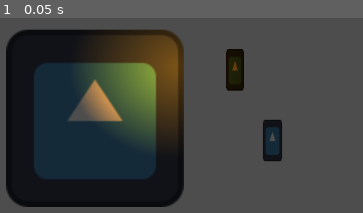
Above: before the commit, frame 1.
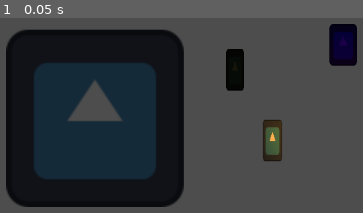
Above: after the commit, the same moment.

Repository: PercyGame/Necromancer-s-Quest-For-Power
Game: Godot game, scene res://map/dev map.tscn
Two runs of this game, one before a commit and one after it. Both use one fixed random seed, a clock stepped at 60 frames per second and the inputs below. The engine's default icon, where the game draws it, is replaced by a stand-in: a white triangle on a blue panel in a dark square.
Inputs:
- Up to frame 1 (0.05 s): no input

The runs differ from the first frame. In frame 1, 16% of the frame differs, in the area x 22-99%, y 3-73%.

Commit message:
added armoured knight

Diff:
--- /dev/null
+++ b/entites/armoured_knight.gd
@@ -0,0 +1,44 @@
+extends CharacterBody2D
+class_name Armoured_Knight
+
+"""
+An Armoured knight take 5 decay to be attackable
+it stay attackable for 15s after the last decay, but when decayed, it enter in
+super aggressive mod
+"""
+
+@onready var hit_area = $hit_Area
+@onready var decayed_timer = $decayed_timer
+
+var decay_count = 0
+var decayed = false
+var health = 25
+
+#to change to add animation
+func destory():
+	queue_free()
+
+func _process(delta):
+	if health <= 0:
+		destory()
+
+func _on_hit_area_body_entered(body: Node2D):
+	if body is Decay:
+		if not decayed:
+			var decay:Decay = body as Decay
+			decay_count += 1
+			if decay_count >= 5:
+				decay_count = 0
+				decayed = true
+				decayed_timer.start()
+
+func _on_decayed_timer_timeout():
+	decayed = false
+
+
+func _on_hit_area_area_entered(area):
+	if area is Fire_ball:
+		print(health)
+		var fire_ball:Fire_ball = area as Fire_ball
+		if decayed:
+			health -= fire_ball.damage
--- /dev/null
+++ b/entites/armoured_knight.tscn
@@ -0,0 +1,32 @@
+[gd_scene load_steps=5 format=3 uid="uid://bx64s018y88to"]
+
+[ext_resource type="Texture2D" uid="uid://cxjx2hv25f3oq" path="res://icon.svg" id="1_drp1y"]
+[ext_resource type="Script" path="res://entites/armoured_knight.gd" id="1_hurb3"]
+
+[sub_resource type="CapsuleShape2D" id="CapsuleShape2D_l1eov"]
+
+[sub_resource type="CapsuleShape2D" id="CapsuleShape2D_058wd"]
+
+[node name="CharacterBody2D" type="CharacterBody2D"]
+script = ExtResource("1_hurb3")
+
+[node name="CollisionShape2D" type="CollisionShape2D" parent="."]
+shape = SubResource("CapsuleShape2D_l1eov")
+
+[node name="Icon" type="Sprite2D" parent="."]
+modulate = Color(0.203922, 0, 0.921569, 1)
+position = Vector2(1.90735e-06, 1.90735e-06)
+scale = Vector2(0.15625, 0.234375)
+texture = ExtResource("1_drp1y")
+
+[node name="hit_Area" type="Area2D" parent="."]
+
+[node name="CollisionShape2D" type="CollisionShape2D" parent="hit_Area"]
+shape = SubResource("CapsuleShape2D_058wd")
+
+[node name="decayed_timer" type="Timer" parent="."]
+wait_time = 15.0
+one_shot = true
+
+[connection signal="area_entered" from="hit_Area" to="." method="_on_hit_area_area_entered"]
+[connection signal="body_entered" from="hit_Area" to="." method="_on_hit_area_body_entered"]
--- a/map/dev map.tscn
+++ b/map/dev map.tscn
@@ -1,7 +1,8 @@
-[gd_scene load_steps=7 format=3 uid="uid://dknoqwgpidnyl"]
+[gd_scene load_steps=8 format=3 uid="uid://dknoqwgpidnyl"]
 
 [ext_resource type="PackedScene" uid="uid://dg8h3y7u81lho" path="res://entites/player.tscn" id="1_ctjwc"]
 [ext_resource type="Texture2D" uid="uid://cxjx2hv25f3oq" path="res://icon.svg" id="2_pg12y"]
+[ext_resource type="PackedScene" uid="uid://bx64s018y88to" path="res://entites/armoured_knight.tscn" id="4_fjwkb"]
 [ext_resource type="PackedScene" uid="uid://olwkfqg1m22u" path="res://entites/skeleton.tscn" id="4_p8htx"]
 
 [sub_resource type="GDScript" id="GDScript_7ylt6"]
@@ -29,7 +30,7 @@
 blend_mode = 1
 
 [node name="PointLight2D" type="PointLight2D" parent="."]
-position = Vector2(-66, -53)
+position = Vector2(51, -11)
 scale = Vector2(2.64063, 2.1875)
 color = Color(0.92549, 0.498039, 0, 1)
 energy = 2.2
@@ -37,3 +38,6 @@
 
 [node name="CharacterBody2D2" parent="." instance=ExtResource("4_p8htx")]
 position = Vector2(-27, -51)
+
+[node name="CharacterBody2D3" parent="." instance=ExtResource("4_fjwkb")]
+position = Vector2(51, -69)
